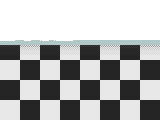
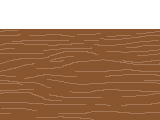
Comparing the layer stacks of the two 160×120 images. Changes:
showed group "Group 5" (3 layers) over [left=0, top=29, right=160, bottom=120]
added layer "Paint Layer 8" in group "Group 5" over [left=0, top=29, right=160, bottom=120]
painted on "desk" over [left=0, top=29, right=160, bottom=120]
hid "Paint Layer 6" over [left=0, top=29, right=160, bottom=64]
hid "Paint Layer 7" over [left=0, top=29, right=160, bottom=64]
hid group "Group 4" (2 layers) over [left=0, top=29, right=160, bottom=120]
painted on "Paint Layer 2" over [left=0, top=29, right=160, bottom=120]